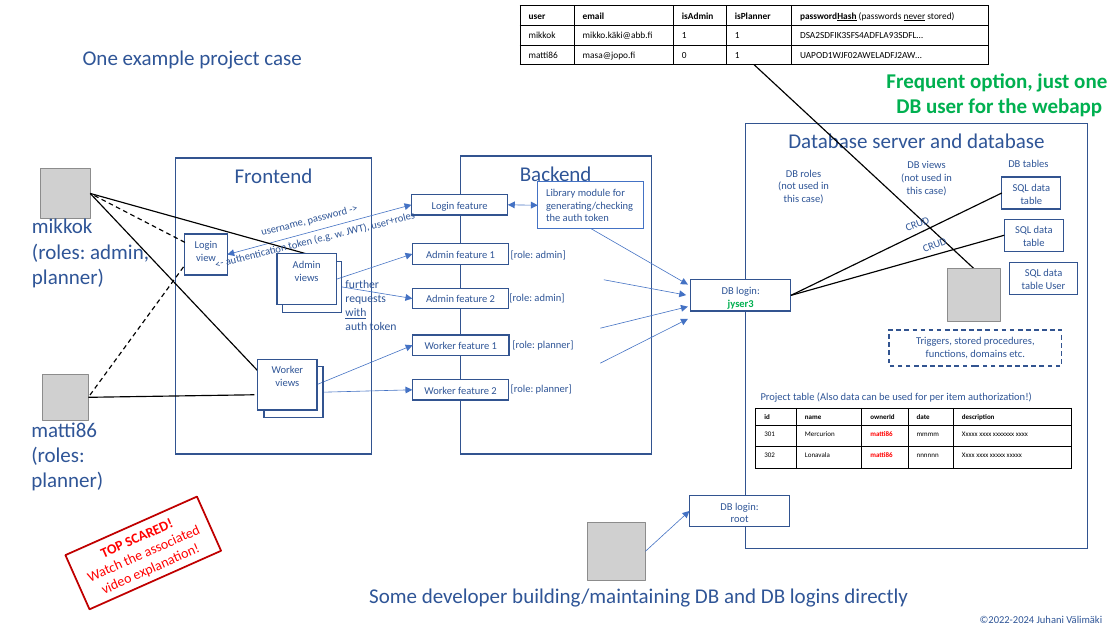
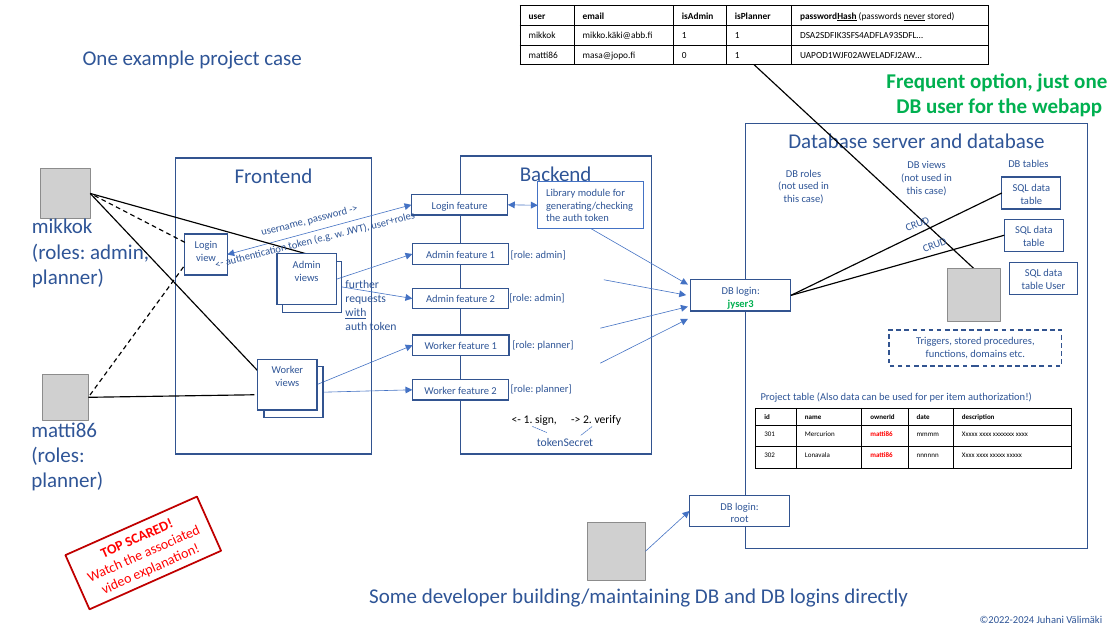
Before and after one commit to valju/docs_backend_design, a slide deck: slide 4 of WhatToDoInFrontBackAndDB_usability_performance_security/naturalpeople_webuserlogins_approles_dbusers_dbroles_owndbitems.pptx. Drawn at 1120x630 pixels with LibreOffice and Linux fonts; fonts in the diff are those of the drawing; grey boxes stand for pictures. Boxes give left, top, right and bottom in pixels: in the first picture for what was removed or moved away, otherwise in the second. Text is boxed around its words. In the diff, an @@ line names an element or a change of style, - is before the commit and + after.

Commit message:
Adding tokenSecret to JWT pictures

```diff
--- a/WhatToDoInFrontBackAndDB_usability_performance_security/naturalpeople_webuserlogins_approles_dbusers_dbroles_owndbitems.pptx
+++ b/WhatToDoInFrontBackAndDB_usability_performance_security/naturalpeople_webuserlogins_approles_dbusers_dbroles_owndbitems.pptx
@@ text added at (524,415,557,425), 10 pt, text #000000 @@
+<- 1. sign,
@@ text added at (583,415,621,425), 10 pt, text #000000 @@
+-> 2. verify
@@ line added from (533, 427) to (547, 433), #4472C4 0.5 pt dashed @@
@@ text added at (537,438,593,446), 10 pt, text #2F5597 @@
+tokenSecret
@@ line added from (592, 427) to (581, 435), #4472C4 0.5 pt dashed @@
```
Also in this commit, not shown: 1 other slide changed, 2 other files.
